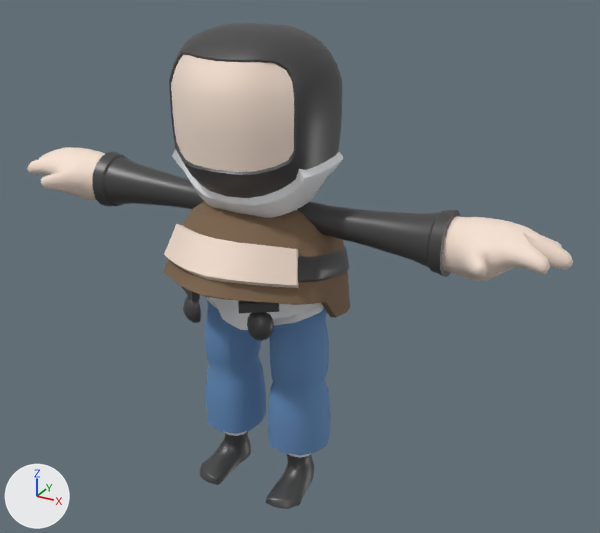
An edit to the glTF model assets/character.glb, drawn before and after from the same camera.
Before and after are seen from a 50 mm lens placed at (1.85, -3.0, 2.66), pointed at (0.16, 0.07, 1.12). Lighting does not change. The marker at lower left points along +X, +Y and +Z. The older version comes first. Where no turn or scale is listed for an object, it has been applied to the vertices. Vertices at exactly the same position are counted once.

Objects in the first picture: 'Body', 'Head'.
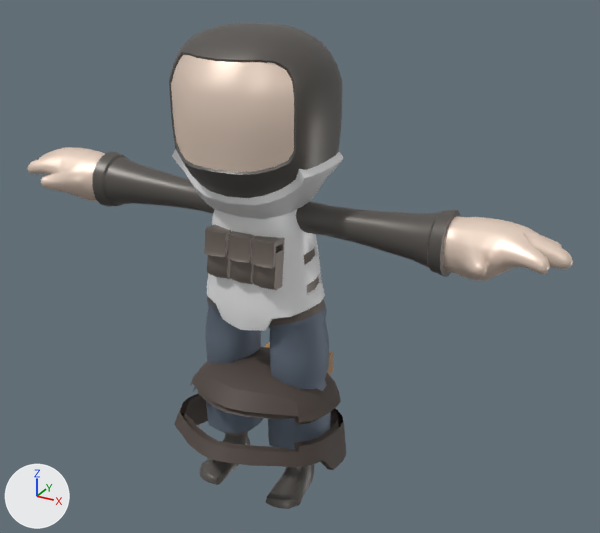
Location of each change, (x1, y1, x2, y2) in pixels of the pictures (600 x 533 px):
'Body', recoloured, surface changed: (27, 29, 573, 506) in both
'Head', recoloured, reshaped, moved (8% narrower, 12% shorter): before (163, 201, 350, 341); after (174, 347, 346, 470)
'BaristaApron', added (mostly hidden): after (265, 342, 333, 375)
part 1 of me_head, deleted: before (183, 296, 201, 323)
part 2 of me_head, deleted: before (247, 312, 274, 341)
part 3 of me_head, deleted: before (182, 287, 200, 301)
part 4 of me_head, deleted: before (238, 301, 279, 313)
part 5 of me_head, deleted: before (164, 224, 349, 288)

The change, as a list of edits to the scene's bpy script:
```text
Change mat_hair_brown:
    mat_hair_brown.base_color: (0.22, 0.14, 0.08) -> (0.08, 0.06, 0.05)  # brown #816950 -> brown #50453f
Change mat_darkgrey:
    mat_darkgrey.base_color: (0.9, 0.9, 0.92) -> (0.18, 0.15, 0.13)  # white #f3f3f6 -> grey #766c65
Change mat_skin:
    mat_skin.roughness: 0.85 -> 0.45
Change mat_pants:
    mat_pants.base_color: (0.16, 0.32, 0.58) -> (0.16, 0.2, 0.26)  # blue #6f99c8 -> greyish blue #6f7c8b
Add mat_barista_apron:
    mat_barista_apron = principled_material('Barista_Apron')
    mat_barista_apron.base_color = (0.42, 0.22, 0.08)  # brown #ad8150
    mat_barista_apron.roughness = 0.4
Change me_head:
    used by ob_head; location = (-0.001, 0.0, -0.824)
    remove me_head.from_pydata(...)  # 700 vertices, 1352 faces; spans x -0.411..0.411, y -0.481..0.382, z 1.694..2.291
    remove me_head.materials.append(mat_black)  # dark grey #505050
    add me_head.from_pydata(...)  # 378 vertices, 632 faces; spans x -0.411..0.411, y -0.481..0.381, z 1.694..2.291
    me_head part 1: the loose piece of 57 vertices spanning x -0.227..-0.12, y -0.354..-0.271, z 1.746..1.887 is deleted
    me_head part 2: the loose piece of 57 vertices spanning x 0.12..0.227, y -0.354..-0.271, z 1.746..1.887 is deleted
    me_head part 3: the loose piece of 8 vertices spanning x -0.254..-0.101, y -0.389..-0.251, z 1.893..1.941 is deleted
    me_head part 4: the loose piece of 8 vertices spanning x 0.101..0.254, y -0.389..-0.251, z 1.893..1.941 is deleted
    me_head part 5
    192 vertices are removed from x -0.39..0.39, y -0.455..0.382, z 1.895..2.203
    504 faces are deleted
    remove me_head.materials.append(mat_grey)  # pale yellow #faeadd
Add me_cube:
    me_cube.from_pydata([(-0.175, 0.207, 0.038), (-0.175, -0.211, 0.001), (-0.175, 0.197, 0.158), (-0.175, -0.222, 0.121), (0.175, 0.207, 0.038), (0.175, -0.211, 0.001), (0.175, 0.197, 0.158), (0.175, -0.222, 0.121)], [], [(0, 1, 3), (0, 3, 2), (2, 3, 7), (2, 7, 6), (6, 7, 5), (6, 5, 4), (4, 5, 1), (4, 1, 0), (2, 6, 4), (2, 4, 0), (7, 3, 1), (7, 1, 5)])
    me_cube.materials.append(mat_barista_apron)  # brown #ad8150
Change ob_head:
    ob_head.location: (-0.001, 0.0, -0.824) -> (-0.001, 0.0, -1.647)
Add ob_baristaapron:
    ob_baristaapron = bpy.data.objects.new('BaristaApron', me_cube)
    ob_baristaapron.location = (-0.002, 0.201, 0.354)
```
